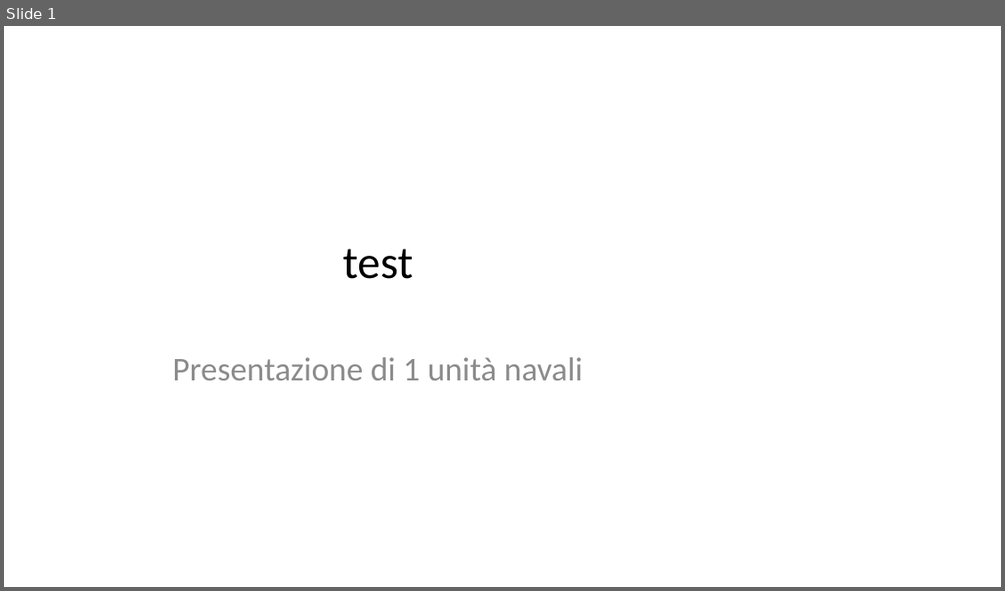
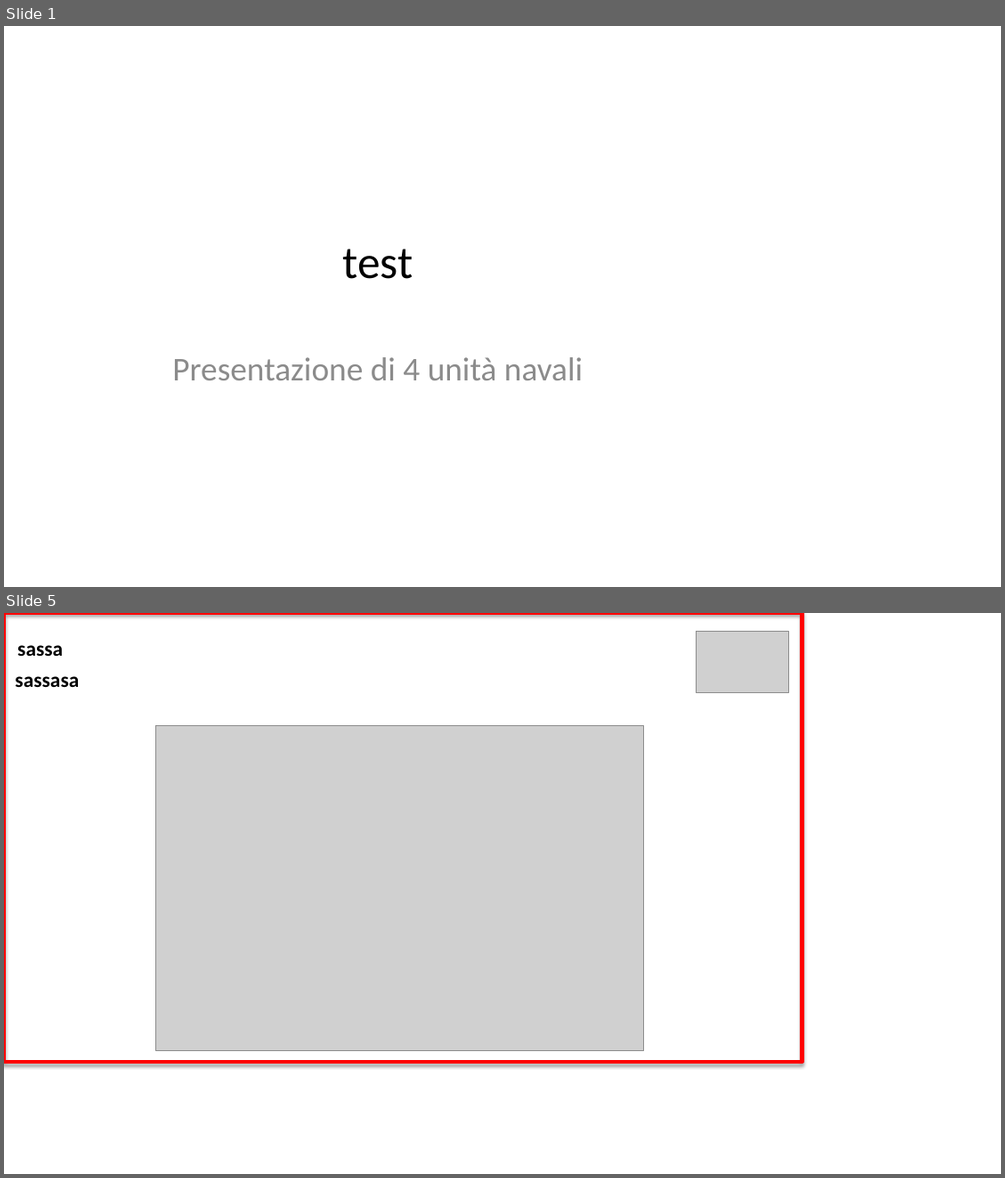
Before and after one commit to ethan0sc4r/schede_uunn, a slide deck: backend/data/exports/test_presentation.pptx. Shown one above the other, each under a label of ours: slide 1 before the commit, slides 1 and 5 after it; the slides between them are not shown. The pictures are 1005x591 and 1005x1178 pixels, drawn with LibreOffice and Linux fonts; fonts in the diff are those of the drawing; grey boxes stand for pictures. Boxes give left, top, right and bottom in pixels: in the first picture for what was removed or moved away, otherwise in the second. Text is boxed around its words. In the diff, an @@ line names an element or a change of style, - is before the commit and + after.

```diff
--- a/backend/data/exports/test_presentation.pptx
+++ b/backend/data/exports/test_presentation.pptx
@@ slide 5 added at (4,613,1001,1174), background #FFFFFF @@
@@ rectangle added at (4,613,802,1062), outline #FF0000 4 pt @@
@@ picture added at (696,631,788,692) @@
@@ text added at (17,645,63,656), 20 pt, text #000000, bold @@
+sassa
@@ text added at (15,676,79,687), 20 pt, text #000000, bold @@
+sassasa
@@ picture added at (156,726,643,1051) @@
@@ slide 1 changed as well @@
@@ subtitle at (172,357,582,380): text changed @@
-Presentazione di 1 unità navali
+Presentazione di 4 unità navali
```
Also in this commit, not shown: 3 other slides added, 1 slide removed, 20 other files.
